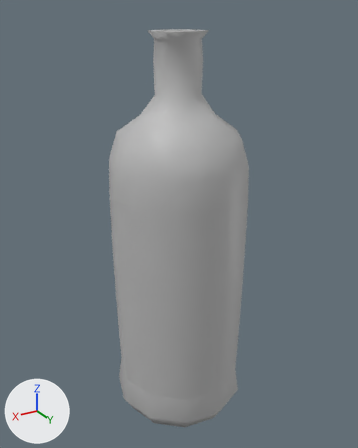
What one commit did to the FBX model Unity/Assets/Models/bottle_01.fbx.
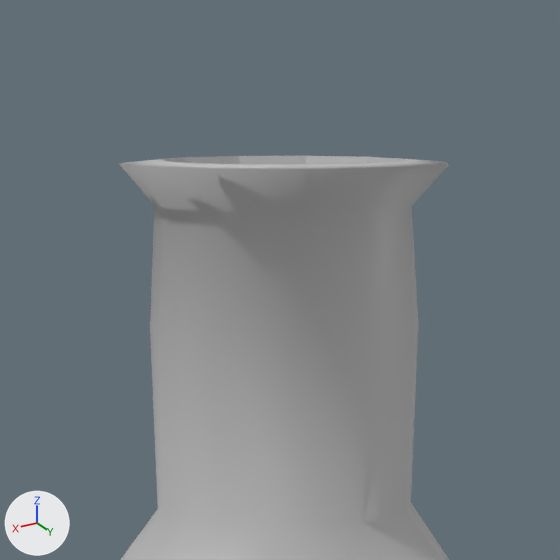
The first picture shows the older version from a 50 mm camera at (-0.0549, 0.0983, 0.1016) aimed at (-0.1142, -0.0007, 0.0522). The close-ups show both versions on the part from 35% to 64% of the width and 0% to 23% of the height of that picture; other places that the commit changed are outside them. The axes (+X, +Y, +Z) are drawn at lower left. The lights are the same throughout. Where no turn or scale is listed for an object, it has been applied to the vertices.

Before the edit, the objects in view are built like this:
```python
me_mesh = bpy.data.meshes.new('Mesh')
me_mesh.from_pydata(...)  # 221 vertices, 220 faces; spans x -0.017..0.017, y -0.0172..0.0172, z -0.0489..0.0489
me_mesh.materials.append(mat_lambert1)  # grey #bcbcbc
ob_bottle_01 = bpy.data.objects.new('bottle_01', me_mesh)
ob_bottle_01.location = (-0.11337, 0.0, 0.04892)
```
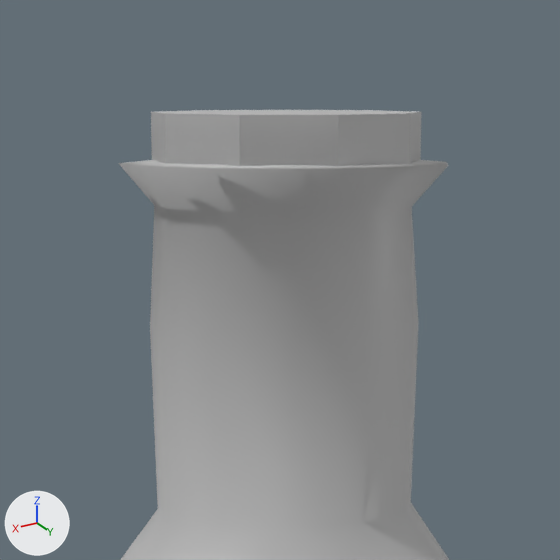
Where the newer file only moved an object's origin or applied its transform, the numbers keep the older frame.

Edits to the scene script, one JSON object a line:
```json
{"op": "add", "block": "mat_lambert2", "code": ["mat_lambert2 = principled_material('lambert2')", "mat_lambert2.base_color = (0.5, 0.5, 0.5)  # grey #bcbcbc"]}
{"block": "me_mesh", "where": "# used by ob_bottle_01; location = (-0.11337, 0.0, 0.04892)"}
{"op": "remove", "block": "me_mesh", "code": "me_mesh.from_pydata(...)  # 221 vertices, 220 faces; spans x -0.017..0.017, y -0.0172..0.0172, z -0.0489..0.0489"}
{"op": "add", "block": "me_mesh", "code": "me_mesh.from_pydata(...)  # 297 vertices, 282 faces; spans x -0.017..0.017, y -0.0172..0.0172, z -0.0489..0.0507"}
{"block": "me_mesh", "change": "me_mesh part 1: a new loose piece of 28 vertices spanning x -0.0056..0.0051, y -0.0054..0.0054, z 0.0456..0.0507, in mat_lambert2 (grey #bcbcbc)"}
{"op": "add", "block": "me_mesh", "code": "me_mesh.materials.append(mat_lambert2)  # grey #bcbcbc"}
```

Where the change shows, as pixel boxes (x1, y1, x2, y2) in the close-ups (560 x 560 px):
```json
{"object": "bottle_01", "change": "reshaped", "before": [119, 156, 449, 560], "after": [119, 110, 449, 560]}
{"part": 1, "of": "me_mesh", "change": "added", "after": [151, 110, 421, 166]}
```
